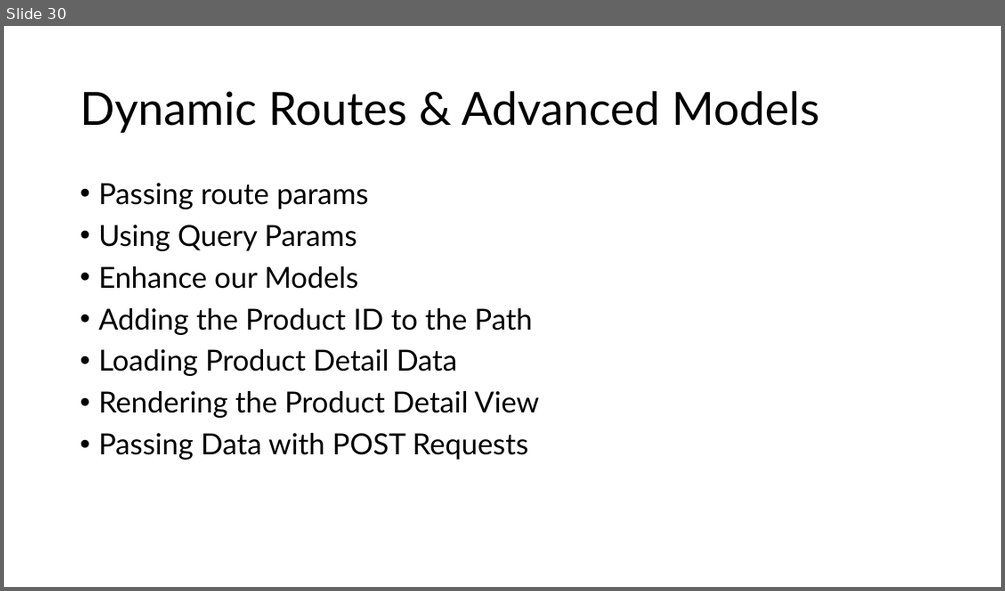
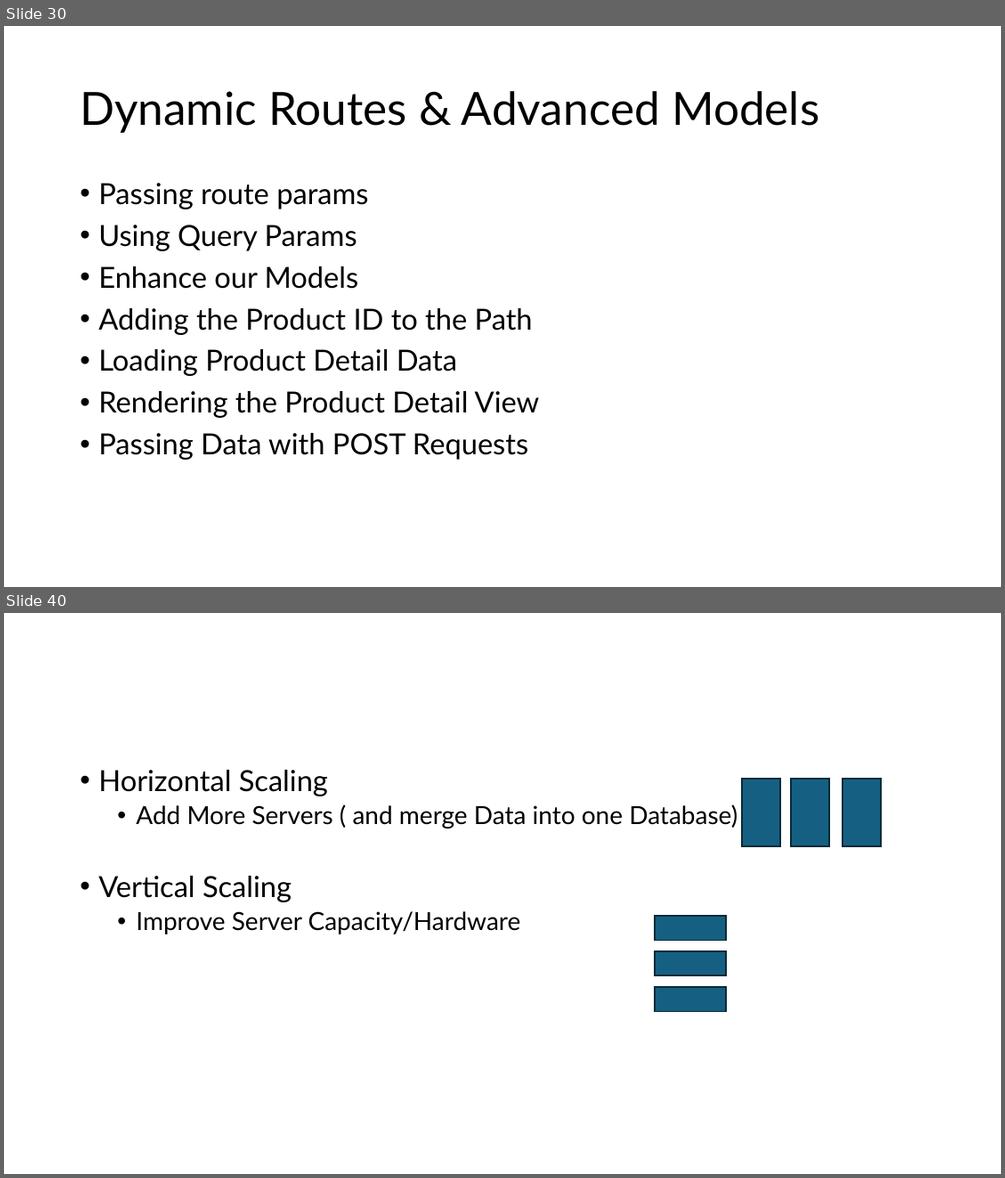
Before and after one commit to PiyushChaturvedii/Batch06, a slide deck: Node/node.pptx. Shown one above the other, each under a label of ours: slide 30 before the commit, slides 30 and 40 after it; the slides between them are not shown. The pictures are 1005x591 and 1005x1178 pixels, drawn with LibreOffice and Linux fonts; fonts in the diff are those of the drawing. Boxes give left, top, right and bottom in pixels: in the first picture for what was removed or moved away, otherwise in the second. Text is boxed around its words. In the diff, an @@ line names an element or a change of style, - is before the commit and + after.

```diff
--- a/Node/node.pptx
+++ b/Node/node.pptx
@@ slide 40 added at [4, 613, 1001, 1174], background #FFFFFF @@
@@ text added at [98, 770, 737, 934], 24 pt, text #000000 @@
+• Horizontal Scaling
+  • Add More Servers ( and merge Data into one Database)
+• Vertical Scaling
+  • Improve Server Capacity/Hardware
@@ rectangle added at [742, 779, 781, 846], fill #156082, outline #092A39 1.5 pt @@
@@ rectangle added at [791, 779, 830, 846], fill #156082, outline #092A39 1.5 pt @@
@@ rectangle added at [842, 779, 882, 846], fill #156082, outline #092A39 1.5 pt @@
@@ rectangle added at [655, 916, 727, 941], fill #156082, outline #092A39 1.5 pt @@
@@ rectangle added at [655, 951, 727, 976], fill #156082, outline #092A39 1.5 pt @@
@@ rectangle added at [655, 987, 727, 1012], fill #156082, outline #092A39 1.5 pt @@
```
Also in this commit, not shown: 1 slide changed, 9 other slides added, 35 other files.
